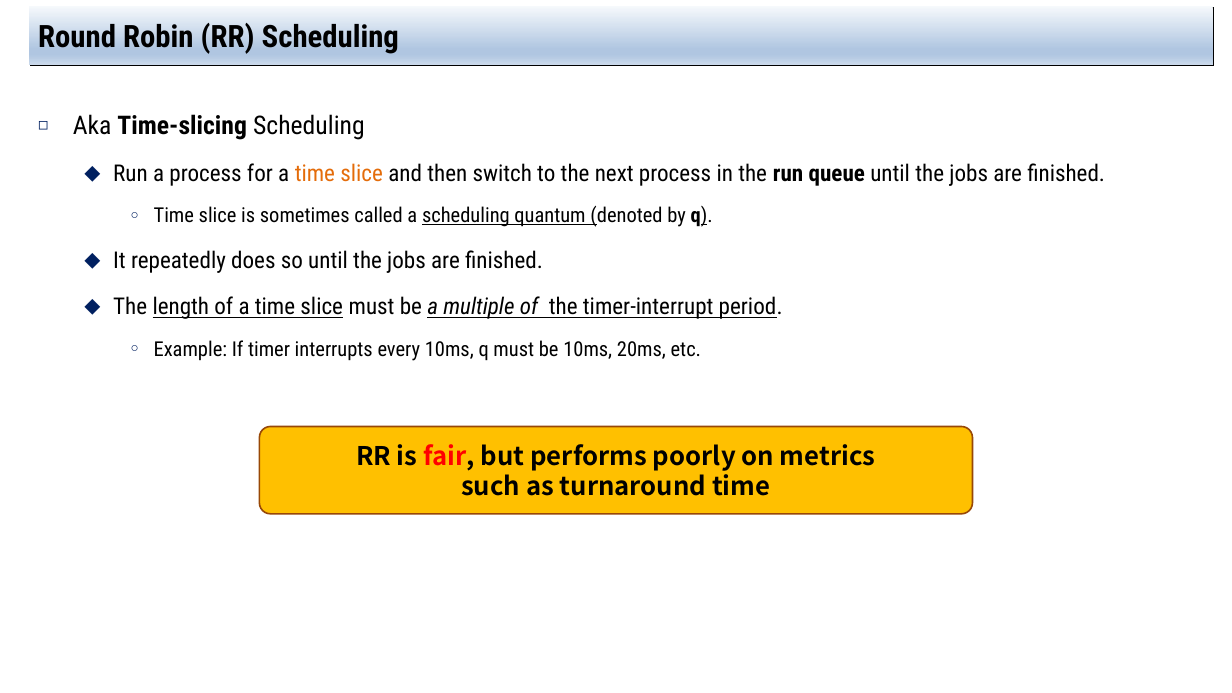
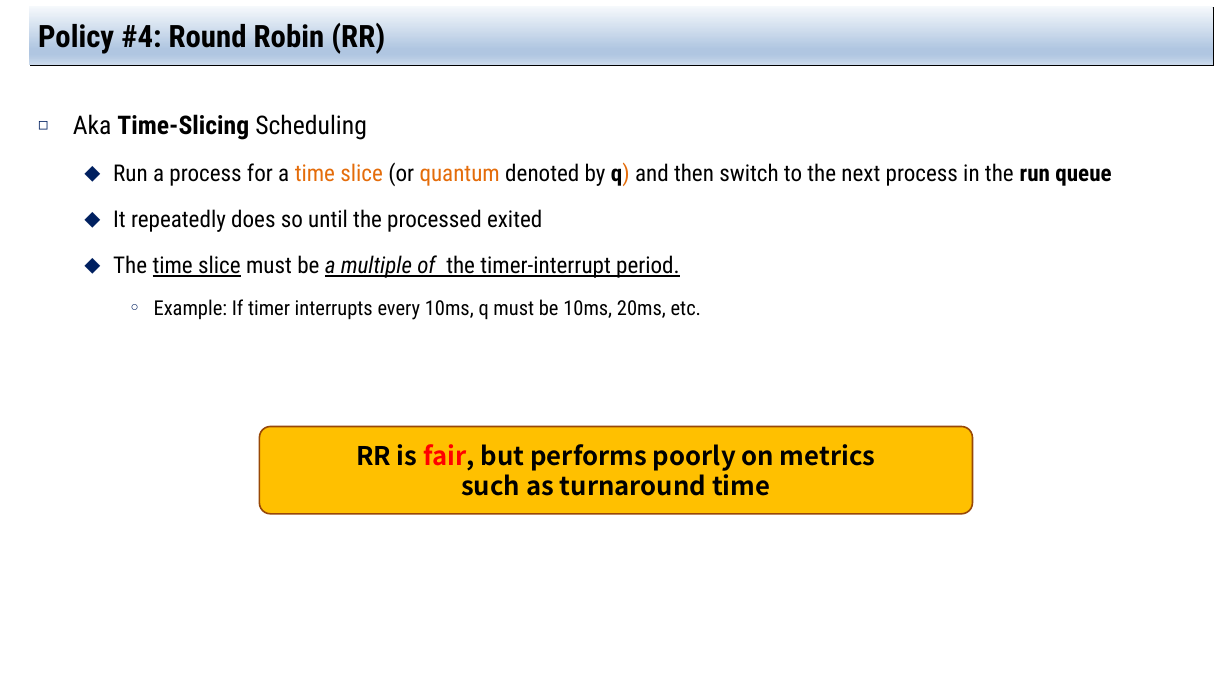
Before and after one commit to jachermocilla/extra-course-materials, a slide deck: slide 16 of cmsc125/ostep/slides/01.Virtualization/07.Scheduling_Introduction.pptx. Drawn at 1232x693 pixels with LibreOffice and Linux fonts; fonts in the diff are those of the drawing. Boxes give left, top, right and bottom in pixels: in the first picture for what was removed or moved away, otherwise in the second. Text is boxed around its words. In the diff, an @@ line names an element or a change of style, - is before the commit and + after.

```diff
--- a/cmsc125/ostep/slides/01.Virtualization/07.Scheduling_Introduction.pptx
+++ b/cmsc125/ostep/slides/01.Virtualization/07.Scheduling_Introduction.pptx
@@ title at <box>38,19,385,54</box>: text changed @@
-Round Robin (RR) Scheduling
+Policy #4: Round Robin (RR)
@@ text at <box>73,114,1111,278</box>: text changed @@
-◻ Aka Time-slicing Scheduling
-  ⬥ Run a process for a time slice and then switch to the next process in the run queue until the jobs are finished.
-    ○ Time slice is sometimes called a scheduling quantum (denoted by q).
-  ⬥ It repeatedly does so until the jobs are finished.
-  ⬥ The length of a time slice must be a multiple of the timer-interrupt period.
+◻ Aka Time-Slicing Scheduling
+  ⬥ Run a process for a time slice (or quantum denoted by q) and then switch to the next process in the run queue
+  ⬥ It repeatedly does so until the processed exited
+  ⬥ The time slice must be a multiple of the timer-interrupt period.
```
Also in this commit, not shown: 12 other slides changed, 3 other files.
